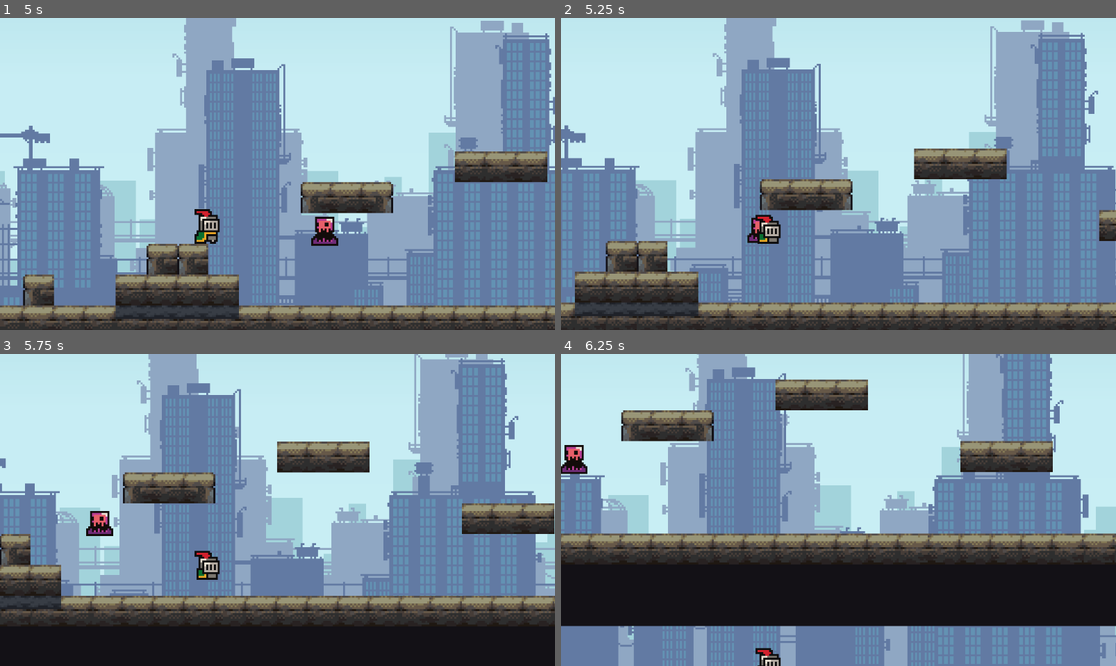
Above: before the commit, frames 1-4 (two rows, left to right).
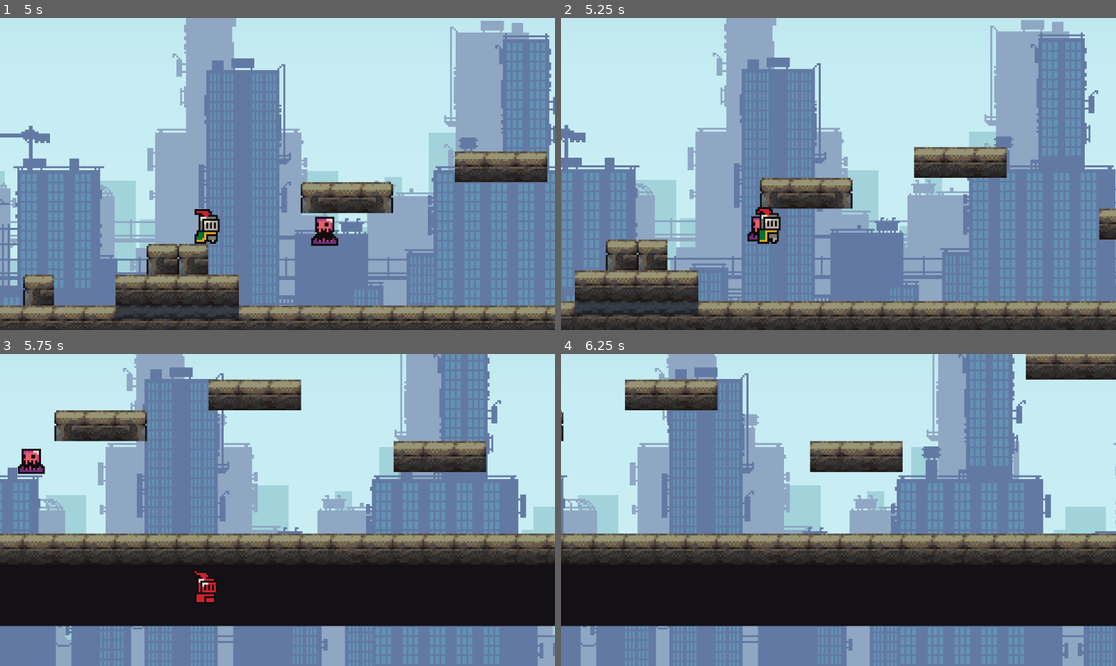
Above: after the commit, the same moments.

Repository: naziae23/brackeys-game-jam-2026
Game: Godot game, scene res://scenes/sample_level1.tscn
Same seed, same stepped clock (60 frames per second), same inputs: the game is played once before the commit and once after it.
Inputs:
- Up to frame 1 (5 s): hold D (move_right) 0.53-2.03 s; tap Shift (Dash) every 0.75 s from 0.6 to 4.35 s; tap Space (jump) at 0.77, 1.52, 3.02, 3.77, 4.52 s; hold A (move_left) 2.03-4.28 s; hold D (move_right) from 4.28 s (still down)
- Up to frame 2 (5.25 s): keep holding D (move_right); tap Shift (Dash) at 5.1 s
- Up to frame 3 (5.75 s): keep holding D (move_right)
- Up to frame 4 (6.25 s): keep holding D (move_right); tap Shift (Dash) at 5.85 s; tap Space (jump) at 6.02 s

Frame 1 is identical in both runs. In frame 2, 6.2% of the frame differs, in the area x 0-100%, y 0-100%; in frame 3, 63%; in frame 4, 37%.

Commit message:
changed animations and added on-death animation

Diff:
--- a/scenes/player.tscn
+++ b/scenes/player.tscn
@@ -7,33 +7,13 @@
 atlas = ExtResource("1_674bt")
 region = Rect2(0, 224, 32, 32)
 
-[sub_resource type="AtlasTexture" id="AtlasTexture_l71n6"]
-atlas = ExtResource("1_674bt")
-region = Rect2(32, 224, 32, 32)
-
-[sub_resource type="AtlasTexture" id="AtlasTexture_ke2ow"]
-atlas = ExtResource("1_674bt")
-region = Rect2(64, 224, 32, 32)
+[sub_resource type="AtlasTexture" id="AtlasTexture_i4ail"]
+atlas = ExtResource("1_674bt")
+region = Rect2(64, 192, 32, 32)
 
 [sub_resource type="AtlasTexture" id="AtlasTexture_ujl30"]
 atlas = ExtResource("1_674bt")
 region = Rect2(96, 224, 32, 32)
-
-[sub_resource type="AtlasTexture" id="AtlasTexture_4r5pv"]
-atlas = ExtResource("1_674bt")
-region = Rect2(0, 192, 32, 32)
-
-[sub_resource type="AtlasTexture" id="AtlasTexture_60mlk"]
-atlas = ExtResource("1_674bt")
-region = Rect2(32, 192, 32, 32)
-
-[sub_resource type="AtlasTexture" id="AtlasTexture_i4ail"]
-atlas = ExtResource("1_674bt")
-region = Rect2(64, 192, 32, 32)
-
-[sub_resource type="AtlasTexture" id="AtlasTexture_a38lo"]
-atlas = ExtResource("1_674bt")
-region = Rect2(96, 192, 32, 32)
 
 [sub_resource type="AtlasTexture" id="AtlasTexture_3mip4"]
 atlas = ExtResource("1_674bt")
@@ -126,34 +106,14 @@
 "texture": SubResource("AtlasTexture_4ni07")
 }, {
 "duration": 1.0,
-"texture": SubResource("AtlasTexture_l71n6")
-}, {
-"duration": 1.0,
-"texture": SubResource("AtlasTexture_ke2ow")
+"texture": SubResource("AtlasTexture_i4ail")
 }, {
 "duration": 1.0,
 "texture": SubResource("AtlasTexture_ujl30")
 }],
 "loop": true,
 "name": &"death",
-"speed": 5.0
-}, {
-"frames": [{
-"duration": 1.0,
-"texture": SubResource("AtlasTexture_4r5pv")
-}, {
-"duration": 1.0,
-"texture": SubResource("AtlasTexture_60mlk")
-}, {
-"duration": 1.0,
-"texture": SubResource("AtlasTexture_i4ail")
-}, {
-"duration": 1.0,
-"texture": SubResource("AtlasTexture_a38lo")
-}],
-"loop": true,
-"name": &"hit",
-"speed": 5.0
+"speed": 4.0
 }, {
 "frames": [{
 "duration": 0.7,
--- a/scripts/killzone.gd
+++ b/scripts/killzone.gd
@@ -6,6 +6,7 @@
 	print("You died")
 	Engine.time_scale = 0.5
 	body.get_node("CollisionShape2D").queue_free()
+	body.die()
 	timer.start()
 
 func _on_timer_timeout() -> void:
--- a/scripts/player.gd
+++ b/scripts/player.gd
@@ -10,12 +10,18 @@
 var is_dashing: bool = true
 var dash_dir: Vector2 = Vector2.RIGHT
 var dash_timer: float = 0.0
+var dead: bool = false
 
 @export var omnidash: bool = true;
 
 @onready var sprite: AnimatedSprite2D = $AnimatedSprite2D
 
 func _physics_process(delta: float) -> void:
+
+	if dead:
+		velocity += 1.75 * get_gravity() * delta
+		move_and_slide()
+		return
 
 	if !is_dashing:
 		update_gravity(delta)
@@ -90,6 +96,12 @@
 #		what to look like when cant dash
 		pass
 
+func die(play_anim: bool = true) -> void:
+	if dead:
+		return
+	dead = true
+	sprite.play("death")
+
 func animate(direction: int) -> void :
 	if direction >= 0:
 		sprite.flip_h = false
Not shown: 1 places in scenes/game.tscn that only renumber resources
